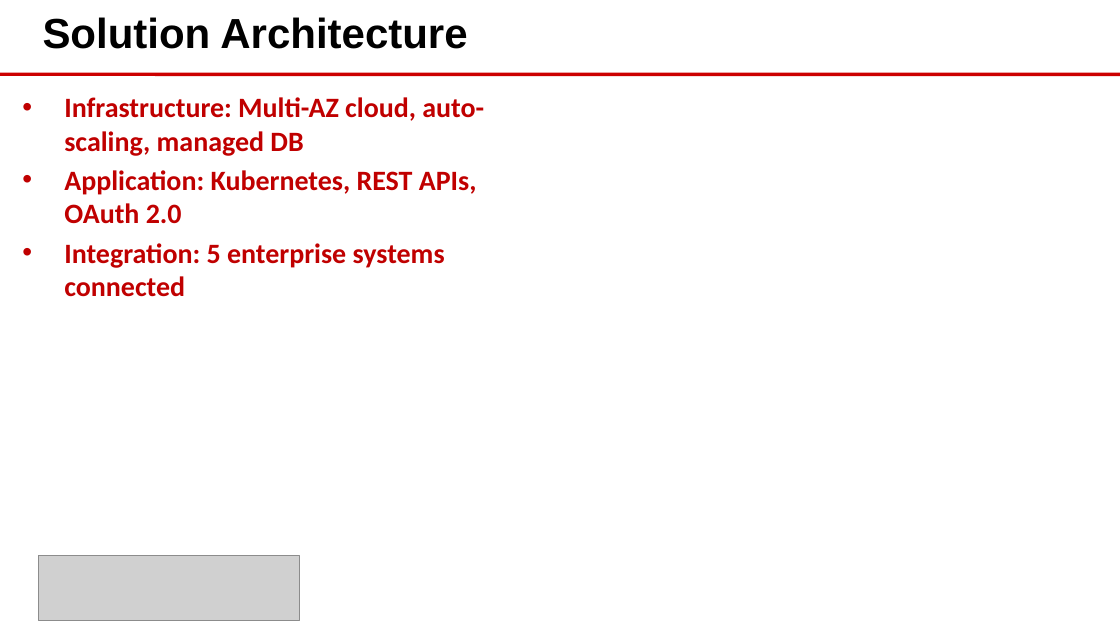
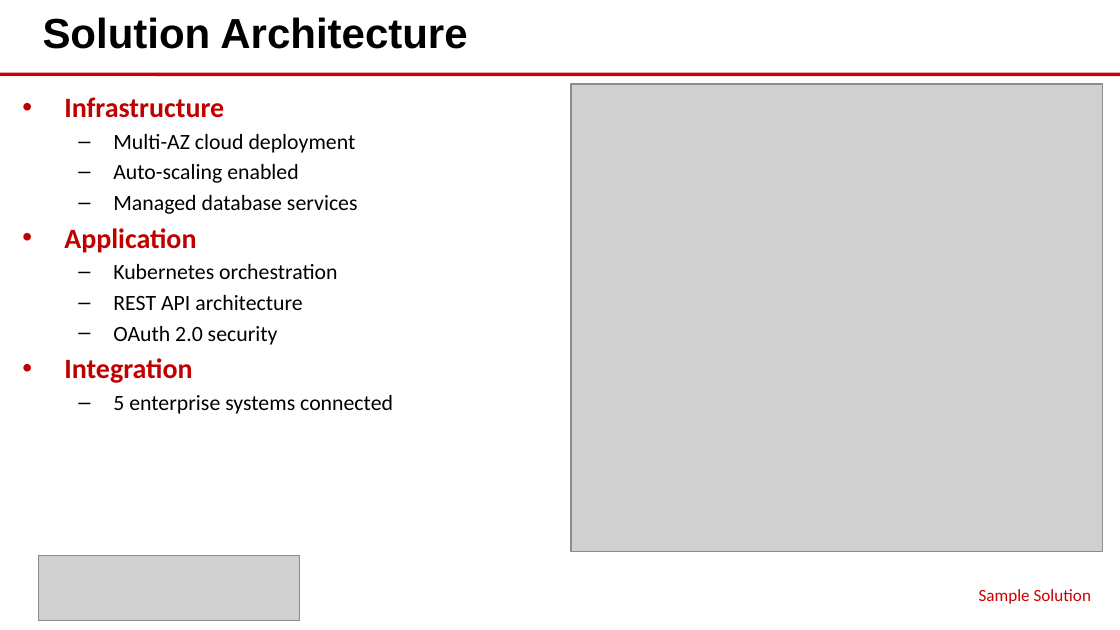
Before and after one commit to eoframework/solutions, a slide deck: slide 3 of solution-template/sample-provider/sample-category/sample-solution/delivery/closeout-presentation.pptx. Drawn at 1120x630 pixels with LibreOffice and Linux fonts; fonts in the diff are those of the drawing; grey boxes stand for pictures. Boxes give left, top, right and bottom in pixels: in the first picture for what was removed or moved away, otherwise in the second. Text is boxed around its words. In the diff, an @@ line names an element or a change of style, - is before the commit and + after.

```diff
--- a/solution-template/sample-provider/sample-category/sample-solution/delivery/closeout-presentation.pptx
+++ b/solution-template/sample-provider/sample-category/sample-solution/delivery/closeout-presentation.pptx
@@ picture added at (571, 84, 1102, 551) @@
@@ text at (64, 97, 393, 414): text changed; size 18 to 14 pt; text colour #C00000 to #000000; bold off @@
-• Infrastructure: Multi-AZ cloud, auto-scaling, managed DB
-• Application: Kubernetes, REST APIs, OAuth 2.0
-• Integration: 5 enterprise systems connected
+• Infrastructure
+  – Multi-AZ cloud deployment
+  – Auto-scaling enabled
+  – Managed database services
+• Application
+  – Kubernetes orchestration
+  – REST API architecture
+  – OAuth 2.0 security
+• Integration
+  – 5 enterprise systems connected
@@ text "Sample Solution" rewrapped from (571, 84, 1102, 551) to (979, 589, 1091, 604) @@
```
Also in this commit, not shown: 2 other slides changed, 6 other files.
